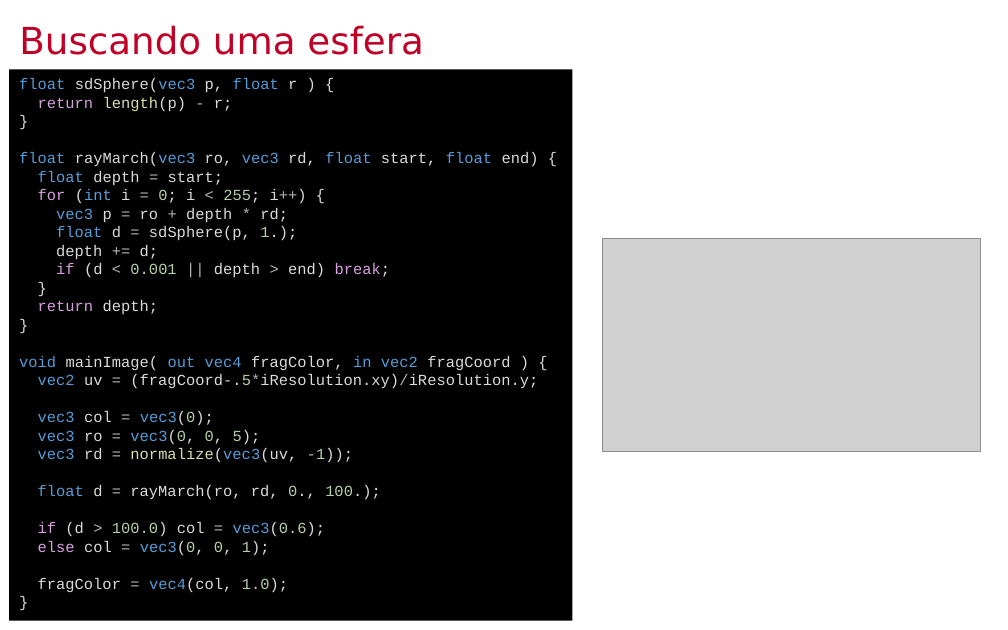
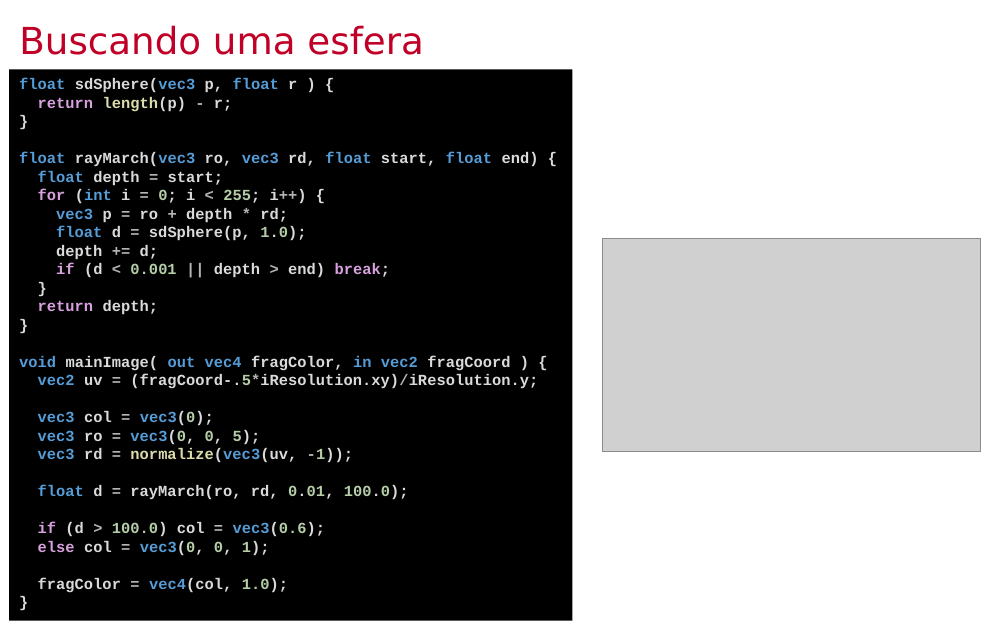
Before and after one commit to lpsoares/ComputacaoGrafica, a slide deck: slide 10 of content/aulas/23-ray_marching/aula23_ray_marching.pptx (slide 11 before the commit). Drawn at 1008x630 pixels with LibreOffice and Linux fonts; fonts in the diff are those of the drawing; grey boxes stand for pictures; background and template pictures are left out. Boxes give left, top, right and bottom in pixels: in the first picture for what was removed or moved away, otherwise in the second. Text is boxed around its words. In the diff, an @@ line names an element or a change of style, - is before the commit and + after.

```diff
--- a/content/aulas/23-ray_marching/aula23_ray_marching.pptx
+++ b/content/aulas/23-ray_marching/aula23_ray_marching.pptx
@@ text in rectangle at (x1=19, y1=78, x2=539, y2=593): bold on in "float sdSphere(vec3 p, float r ) {", "return length(p) - r;", "}", "float rayMarch(vec3 ro, vec3 rd, float start, ..." and 17 more places @@
@@ text in rectangle at (x1=56, y1=226, x2=306, y2=241): text changed; bold on @@
-float d = sdSphere(p, 1.);
+float d = sdSphere(p, 1.0);
@@ text in rectangle at (x1=38, y1=485, x2=409, y2=500): text changed; bold on @@
-float d = rayMarch(ro, rd, 0., 100.);
+float d = rayMarch(ro, rd, 0.01, 100.0);
```
Also in this commit, not shown: 15 other slides changed, 20 slides added, 12 slides removed, 3 other files.
